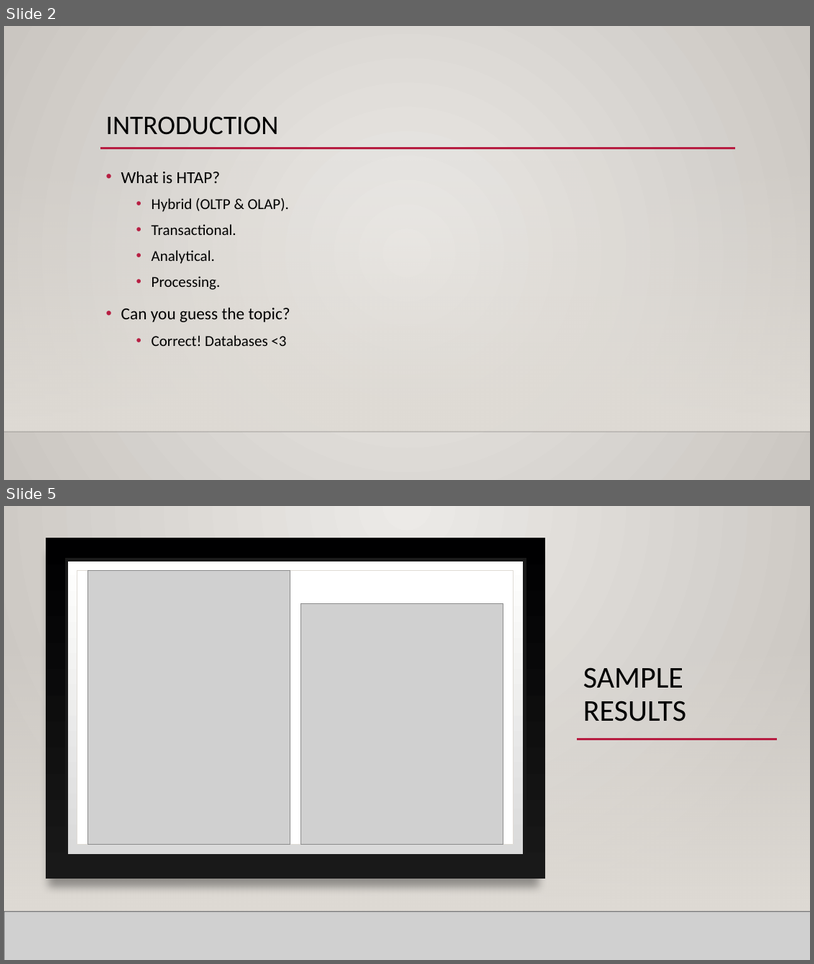
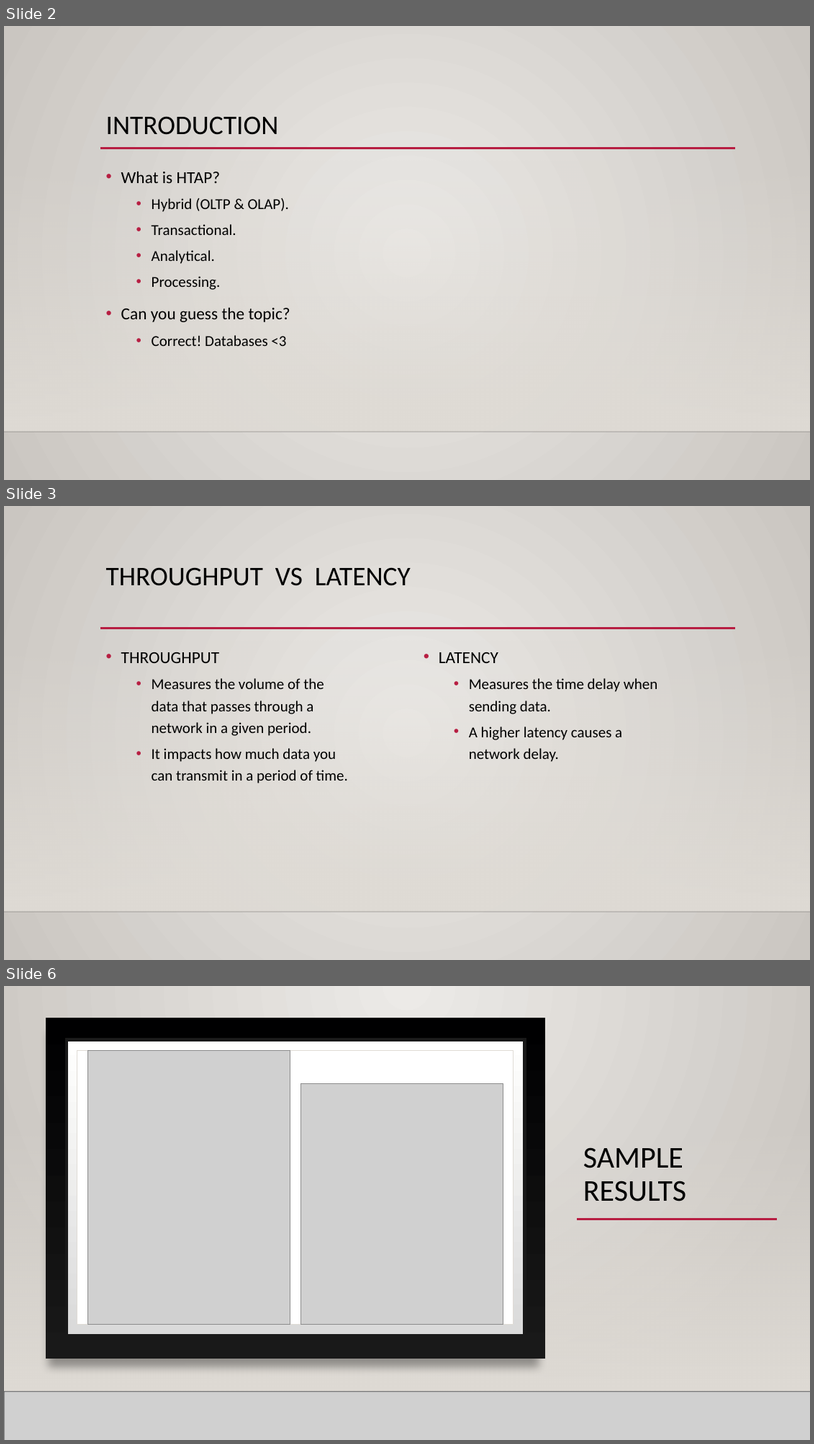
Before and after one commit to abdelazizSalah/Fourth-Year-collage, a slide deck: First_Semester/consultation/BenchmarkAssignment/OLxPBenchPresentation.pptx. Shown one above the other, each under a label of ours: slides 2 and 5 before the commit, slides 2, 3 and 6 after it; the slides between them are not shown. The pictures are 814x964 and 814x1444 pixels, drawn with LibreOffice and Linux fonts; fonts in the diff are those of the drawing; grey boxes stand for pictures; background and template pictures are left out. Boxes give left, top, right and bottom in pixels: in the first picture for what was removed or moved away, otherwise in the second. Text is boxed around its words. In the diff, an @@ line names an element or a change of style, - is before the commit and + after.

```diff
--- a/First_Semester/consultation/BenchmarkAssignment/OLxPBenchPresentation.pptx
+++ b/First_Semester/consultation/BenchmarkAssignment/OLxPBenchPresentation.pptx
@@ slide 3 added at (4,506,810,960), background gradient #ECEAE7 to #CAC7C1; not listed: 3 template elements that a slide beside it also shows @@
@@ title added at (106,567,411,586), 32 pt, text #000000 @@
+THROUGHPUT VS LATENCY
@@ text added at (121,652,348,783), 18 pt, text #000000 @@
+• THROUGHPUT
+  • Measures the volume of the data that passes through a network in a given period.
+  • It impacts how much data you can transmit in a period of time.
@@ text added at (439,652,658,762), 18 pt, text #000000 @@
+• LATENCY
+  • Measures the time delay when sending data.
+  • A higher latency causes a network delay.
@@ what was slide 5 is now slide 6 @@
```
Also in this commit, not shown: 2 slides changed.
